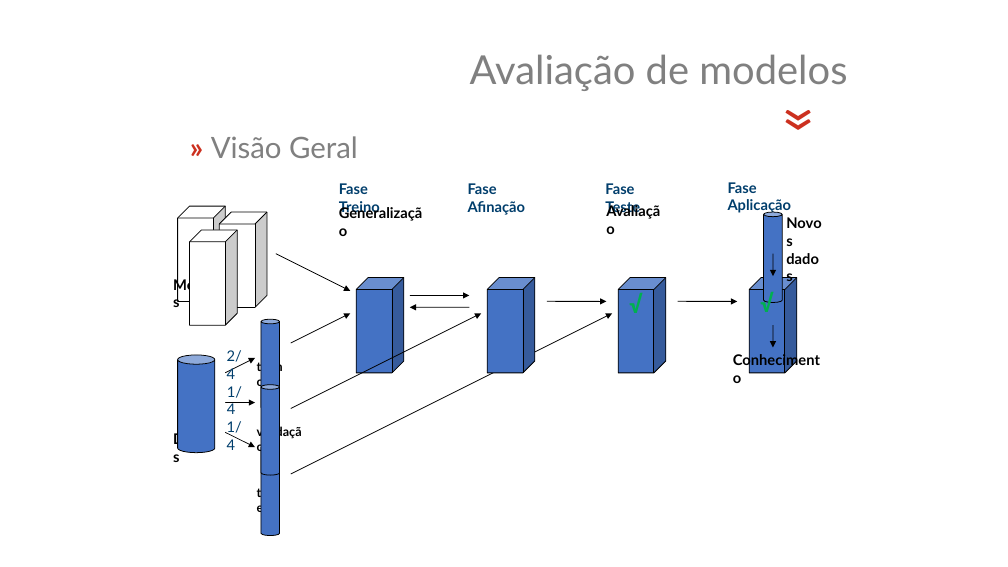
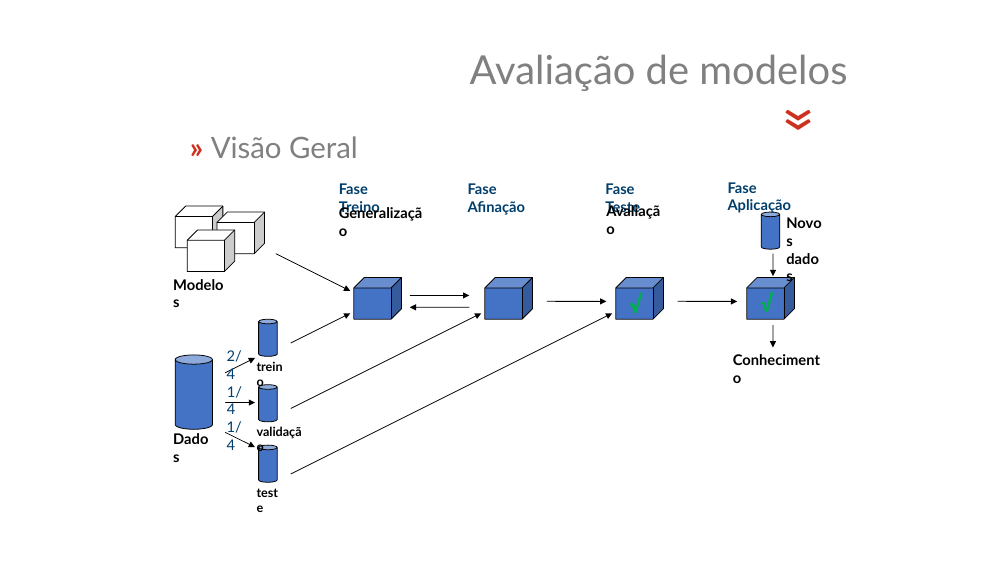
Before and after one commit to jsollari/DSR-II2025, a slide deck: slide 34 of docs/DSR-II2025_JL_slides.pptx. Drawn at 1008x567 pixels with LibreOffice and Linux fonts; fonts in the diff are those of the drawing; background and template pictures are left out. Boxes give left, top, right and bottom in pixels: in the first picture for what was removed or moved away, otherwise in the second. Text is boxed around its words. In the diff, an @@ line names an element or a change of style, - is before the commit and + after.

```diff
--- a/docs/DSR-II2025_JL_slides.pptx
+++ b/docs/DSR-II2025_JL_slides.pptx
@@ cube: place and size @@
-cube at [190,230,237,325]
+cube at [175,206,223,248]
@@ cube: place and size @@
-cube at [178,206,225,302]
+cube at [188,230,235,271]
@@ cube: place and size @@
-cube at [219,212,267,308]
+cube at [217,212,265,254]
@@ cylinder: place and size @@
-cylinder at [764,212,783,303]
+cylinder at [761,212,780,250]
@@ cube: place and size @@
-cube at [356,278,404,373]
+cube at [354,278,402,319]
@@ cube: place and size @@
-cube at [487,278,535,373]
+cube at [485,278,532,319]
@@ cube: place and size @@
-cube at [619,278,666,373]
+cube at [616,278,664,319]
@@ cube: place and size @@
-cube at [749,278,797,373]
+cube at [747,278,795,319]
@@ cylinder: place and size @@
-cylinder at [261,319,280,410]
+cylinder at [259,319,278,356]
@@ cylinder: place and size @@
-cylinder at [178,355,215,452]
+cylinder at [175,355,212,429]
@@ cylinder: place and size @@
-cylinder at [261,385,280,476]
+cylinder at [259,385,278,422]
@@ cylinder: place and size @@
-cylinder at [261,445,280,536]
+cylinder at [259,445,278,482]
```
Also in this commit, not shown: 5 other slides changed, 1 other file.
